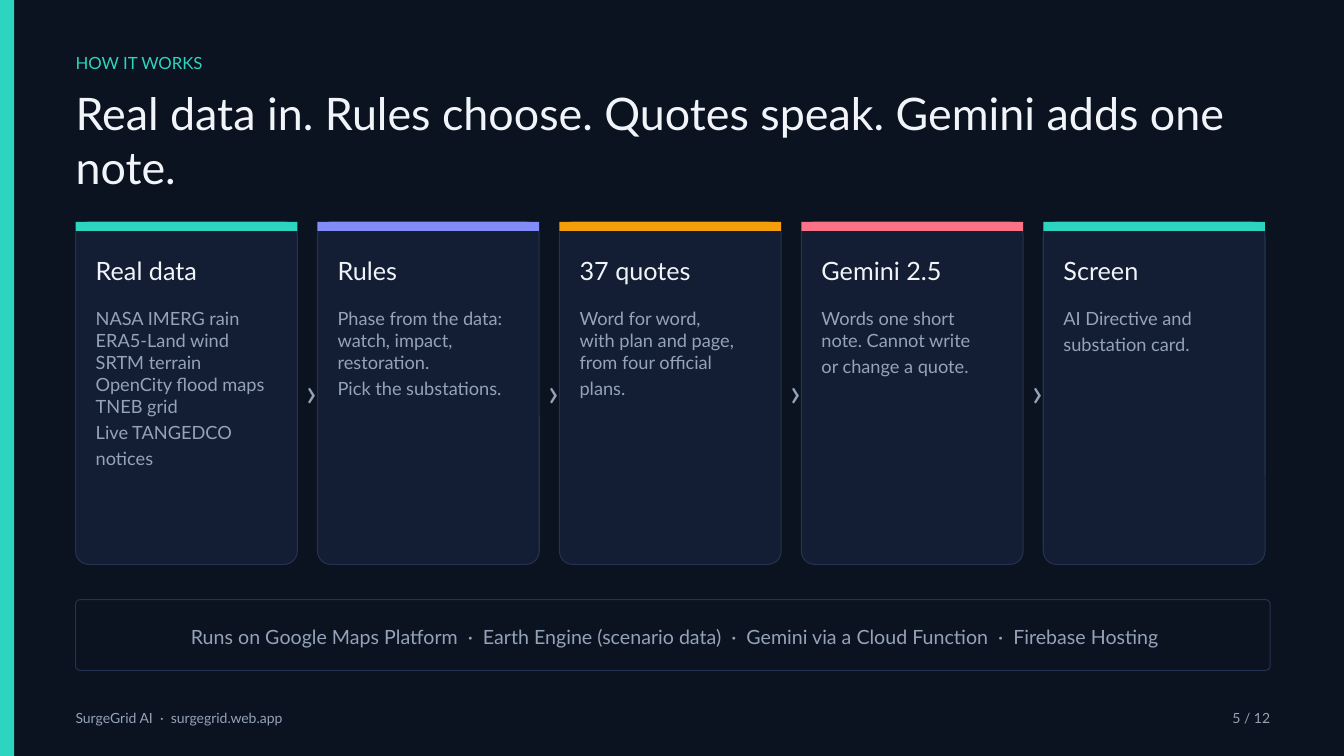
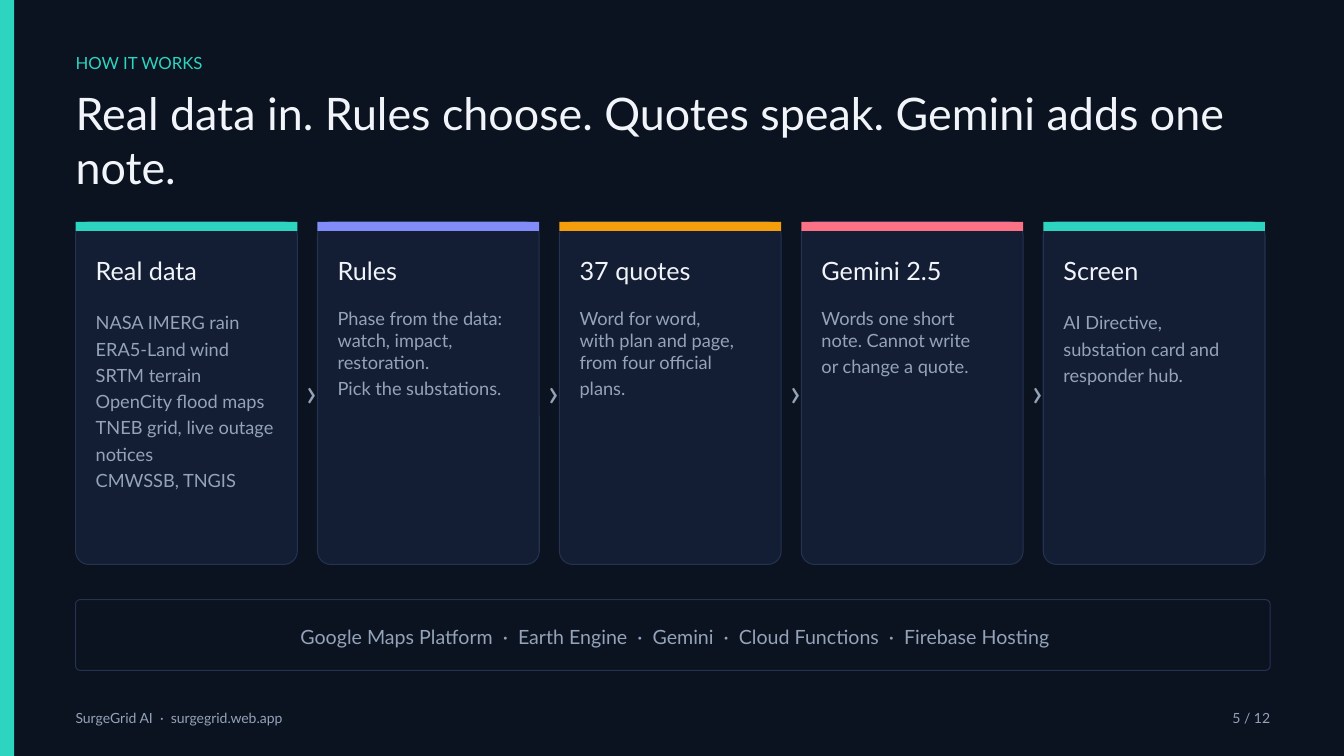
Before and after one commit to rsiva2294/surgegrid-ai, a slide deck: slide 5 of docs/SurgeGrid_AI_Deck.pptx. Drawn at 1344x756 pixels with LibreOffice and Linux fonts; fonts in the diff are those of the drawing. Boxes give left, top, right and bottom in pixels: in the first picture for what was removed or moved away, otherwise in the second. Text is boxed around its words. In the diff, an @@ line names an element or a change of style, - is before the commit and + after.

```diff
--- a/docs/SurgeGrid_AI_Deck.pptx
+++ b/docs/SurgeGrid_AI_Deck.pptx
@@ text at [96, 316, 274, 489]: text changed @@
-NASA IMERG rain
-ERA5-Land wind
-SRTM terrain
-OpenCity flood maps
-TNEB grid
-Live TANGEDCO notices
+NASA IMERG rain
+ERA5-Land wind
+SRTM terrain
+OpenCity flood maps
+TNEB grid, live outage notices
+CMWSSB, TNGIS
@@ text at [1063, 316, 1219, 385]: text changed @@
-AI Directive and
-substation card.
+AI Directive, substation card and responder hub.
@@ text at [300, 629, 1050, 648]: text changed @@
-Runs on Google Maps Platform · Earth Engine (scenario data) · Gemini via a Cloud Function · Firebase Hosting
+Google Maps Platform · Earth Engine · Gemini · Cloud Functions · Firebase Hosting
```
Also in this commit, not shown: 9 other slides changed, 1 other file.
